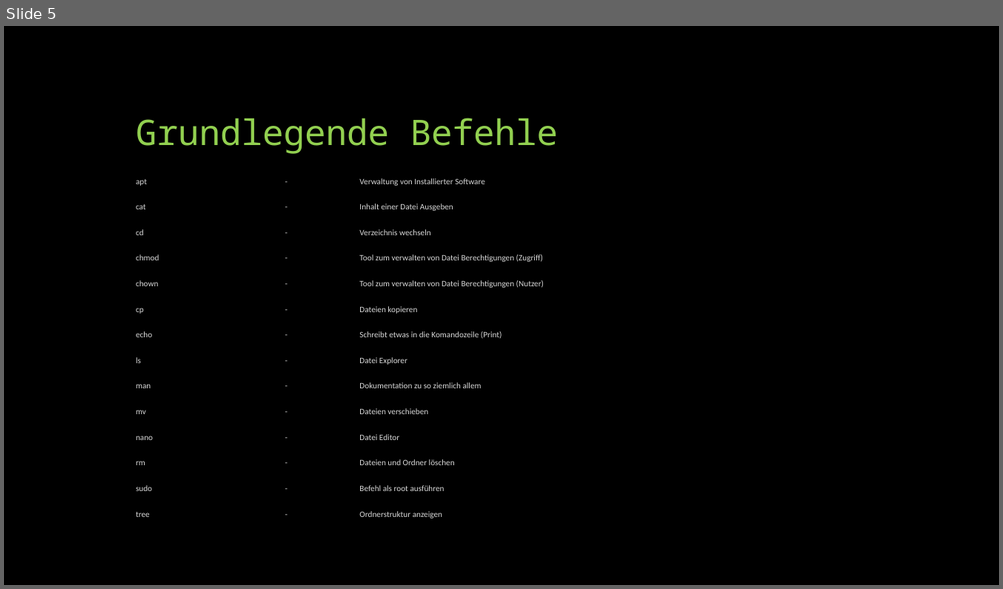
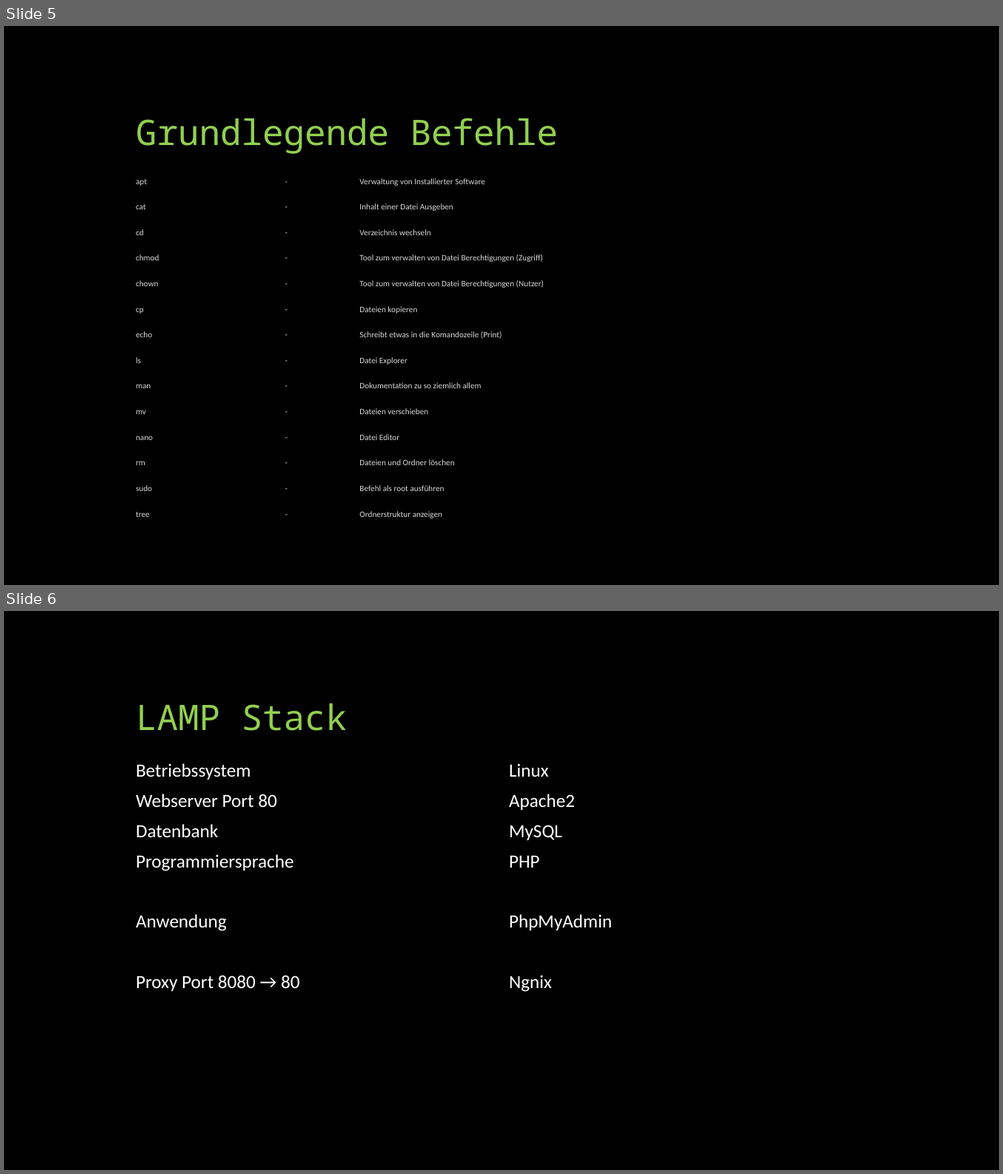
Before and after one commit to fwidder/Linux1x1, a slide deck: Linux 1x1.pptx. Shown one above the other, each under a label of ours: slide 5 before the commit, slides 5 and 6 after it. The pictures are 1003x589 and 1003x1174 pixels, drawn with LibreOffice and Linux fonts; fonts in the diff are those of the drawing. Boxes give left, top, right and bottom in pixels: in the first picture for what was removed or moved away, otherwise in the second. Text is boxed around its words. In the diff, an @@ line names an element or a change of style, - is before the commit and + after.

```diff
--- a/Linux 1x1.pptx
+++ b/Linux 1x1.pptx
@@ slide 6 added at <box>4,611,999,1170</box>, background #000000 @@
@@ title added at <box>136,703,347,731</box>, 34 pt, text #92D050 @@
+LAMP Stack
@@ table added at <box>128,756,875,995</box>, 8 rows, 2 columns @@
+Betriebssystem | Linux
+Webserver Port 80 | Apache2
+Datenbank | MySQL
+Programmiersprache | PHP
+ | 
+Anwendung | PhpMyAdmin
+ | 
+Proxy Port 8080 → 80 | Ngnix
```
Also in this commit, not shown: 7 other slides added.
